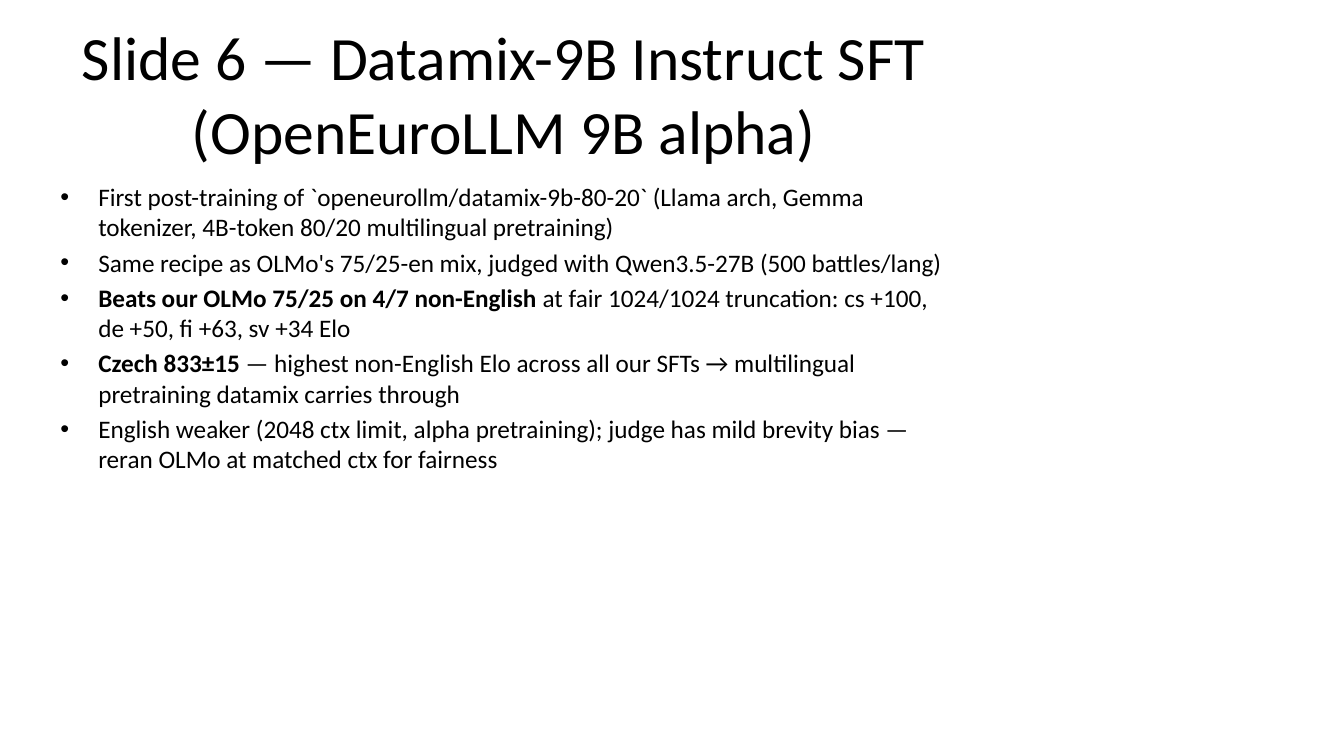
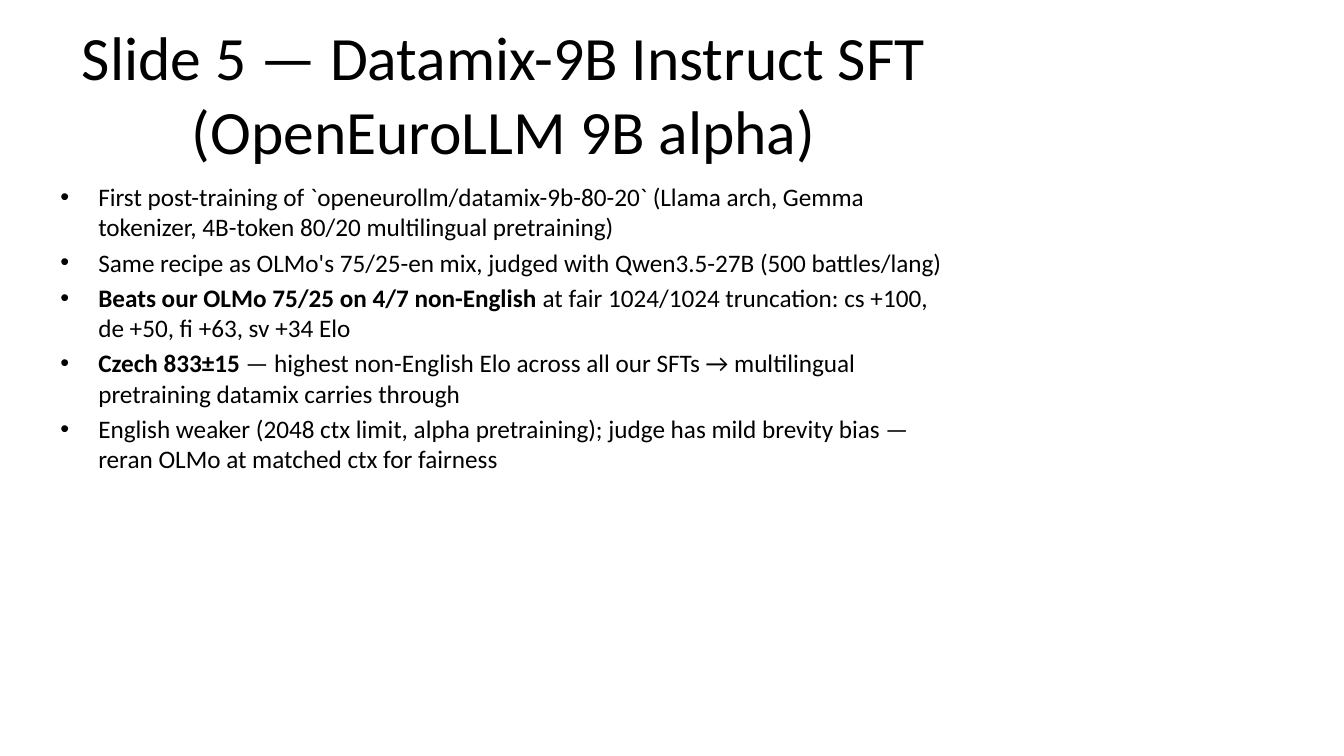
Before and after one commit to ferreirafabio/open-instruct, a slide deck: slide 6 of oellm/meetings/llms4eu_wp4/2026-04-28.pptx (slide 7 before the commit). Drawn at 1344x756 pixels with LibreOffice and Linux fonts; fonts in the diff are those of the drawing. Boxes give left, top, right and bottom in pixels: in the first picture for what was removed or moved away, otherwise in the second. Text is boxed around its words. In the diff, an @@ line names an element or a change of style, - is before the commit and + after.

```diff
--- a/oellm/meetings/llms4eu_wp4/2026-04-28.pptx
+++ b/oellm/meetings/llms4eu_wp4/2026-04-28.pptx
@@ title at bbox=[82, 37, 925, 164]: text changed @@
-Slide 6 — Datamix-9B Instruct SFT (OpenEuroLLM 9B alpha)
+Slide 5 — Datamix-9B Instruct SFT (OpenEuroLLM 9B alpha)
```
Also in this commit, not shown: 5 other slides changed, 1 slide removed, 1 other file.
